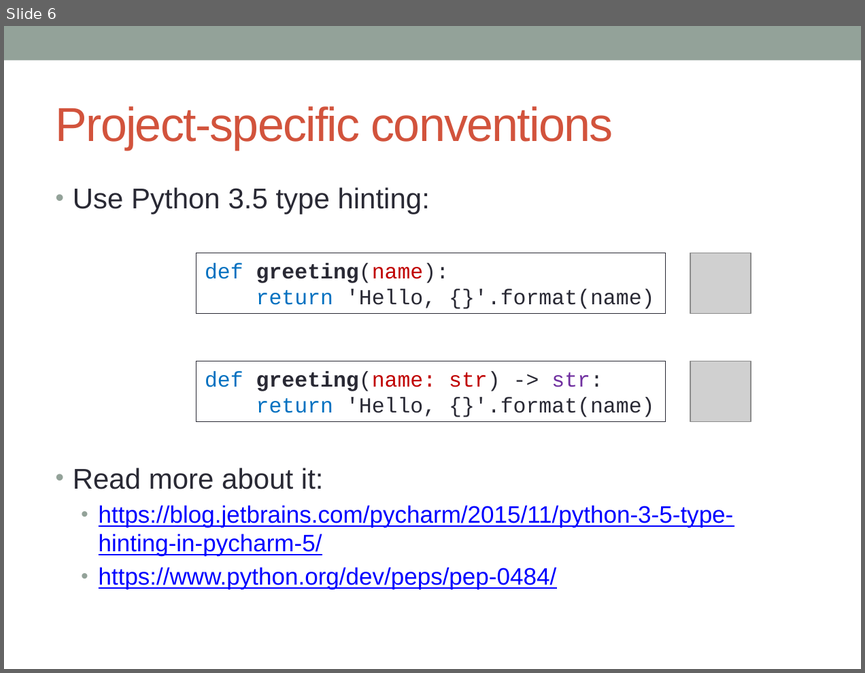
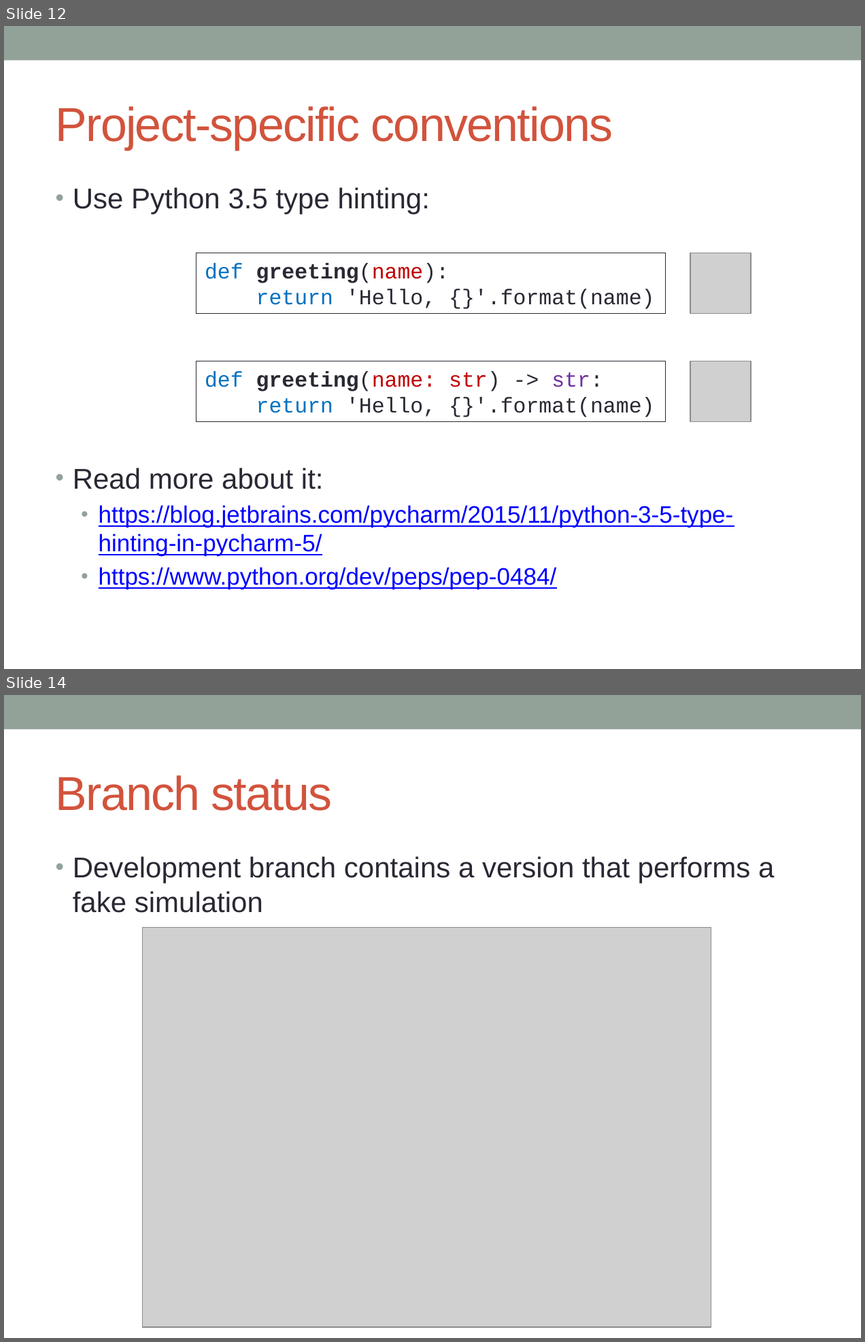
Before and after one commit to SIMULATOR-WG/SHARC, a slide deck: docs/Welcome to SHARC.pptx. Shown one above the other, each under a label of ours: slide 6 before the commit, slides 12 and 14 after it; the slides between them are not shown. The pictures are 865x673 and 865x1342 pixels, drawn with LibreOffice and Linux fonts; fonts in the diff are those of the drawing; grey boxes stand for pictures. Boxes give left, top, right and bottom in pixels: in the first picture for what was removed or moved away, otherwise in the second. Text is boxed around its words. In the diff, an @@ line names an element or a change of style, - is before the commit and + after.

```diff
--- a/docs/Welcome to SHARC.pptx
+++ b/docs/Welcome to SHARC.pptx
@@ slide 14 added at <box>4,695,861,1338</box>, background #FFFFFF; not listed: 1 template element that a slide beside it also shows @@
@@ title added at <box>56,775,332,811</box>, 40 pt, text #D2533C @@
+Branch status
@@ text added at <box>73,856,774,913</box>, 24 pt, text #292934 @@
+• Development branch contains a version that performs a fake simulation
@@ picture added at <box>142,927,711,1327</box> @@
@@ what was slide 6 is now slide 12 @@
```
Also in this commit, not shown: 3 slides changed, 7 other slides added, 3 slides removed, 2 other files.
